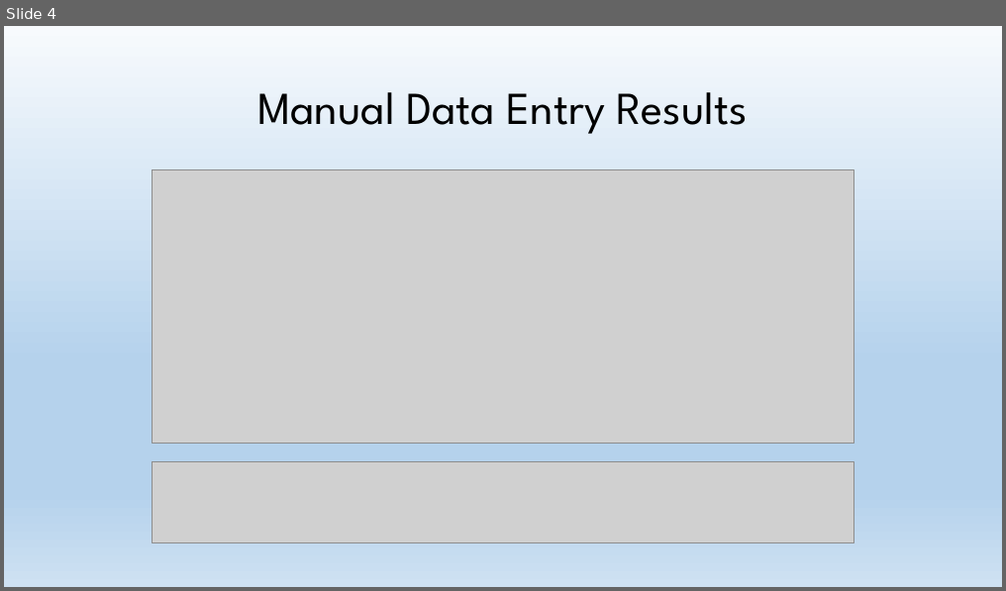
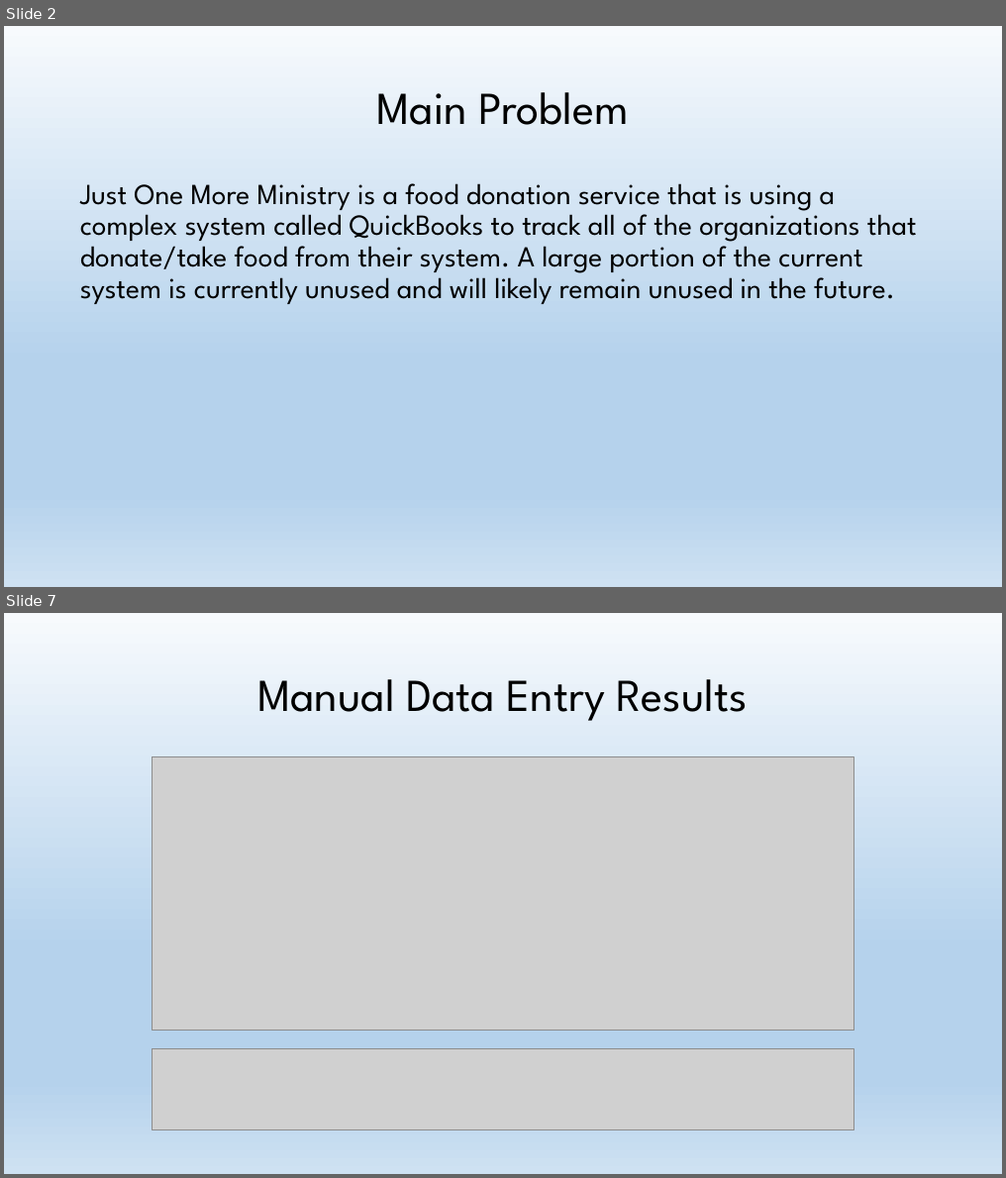
Before and after one commit to ShawnStrong/JustTwoMore, a slide deck: User Eval Report.pptx. Shown one above the other, each under a label of ours: slide 4 before the commit, slides 2 and 7 after it; the slides between them are not shown. The pictures are 1006x591 and 1006x1178 pixels, drawn with LibreOffice and Linux fonts; fonts in the diff are those of the drawing; grey boxes stand for pictures. Boxes give left, top, right and bottom in pixels: in the first picture for what was removed or moved away, otherwise in the second. Text is boxed around its words. In the diff, an @@ line names an element or a change of style, - is before the commit and + after.

```diff
--- a/User Eval Report.pptx
+++ b/User Eval Report.pptx
@@ slide 2 added at (x1=4, y1=26, x2=1002, y2=587), background gradient #F7FAFD to #B5D2EC to #CEE1F2 @@
@@ title added at (x1=376, y1=92, x2=629, y2=125), 44 pt, text #000000 @@
+Main Problem
@@ text added at (x1=80, y1=183, x2=917, y2=304), 28 pt, text #000000 @@
+Just One More Ministry is a food donation service that is using a complex system called QuickBooks to track all of the organizations that donate/take food from their system. A large portion of the current system is currently unused and will likely remain unused in the future.
@@ what was slide 4 is now slide 7 @@
```
Also in this commit, not shown: 4 slides changed, 3 other slides added, 1 slide removed.
